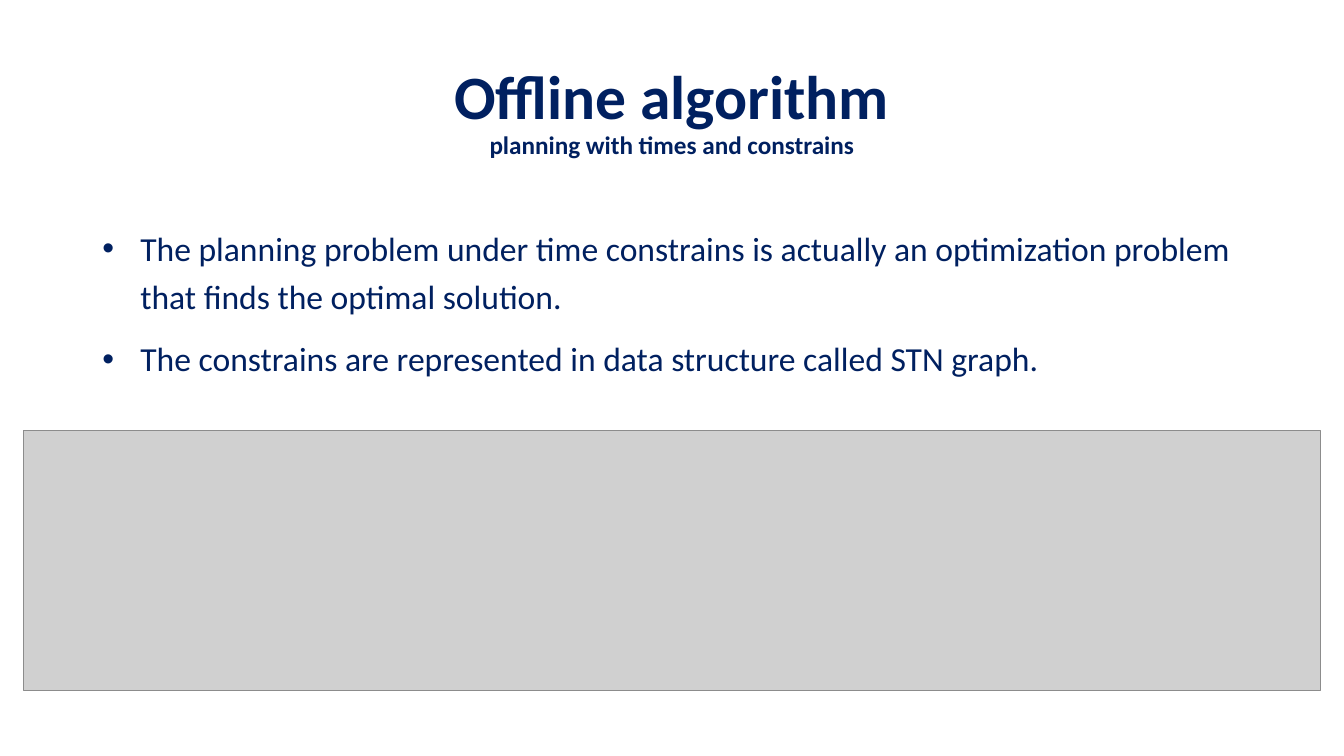
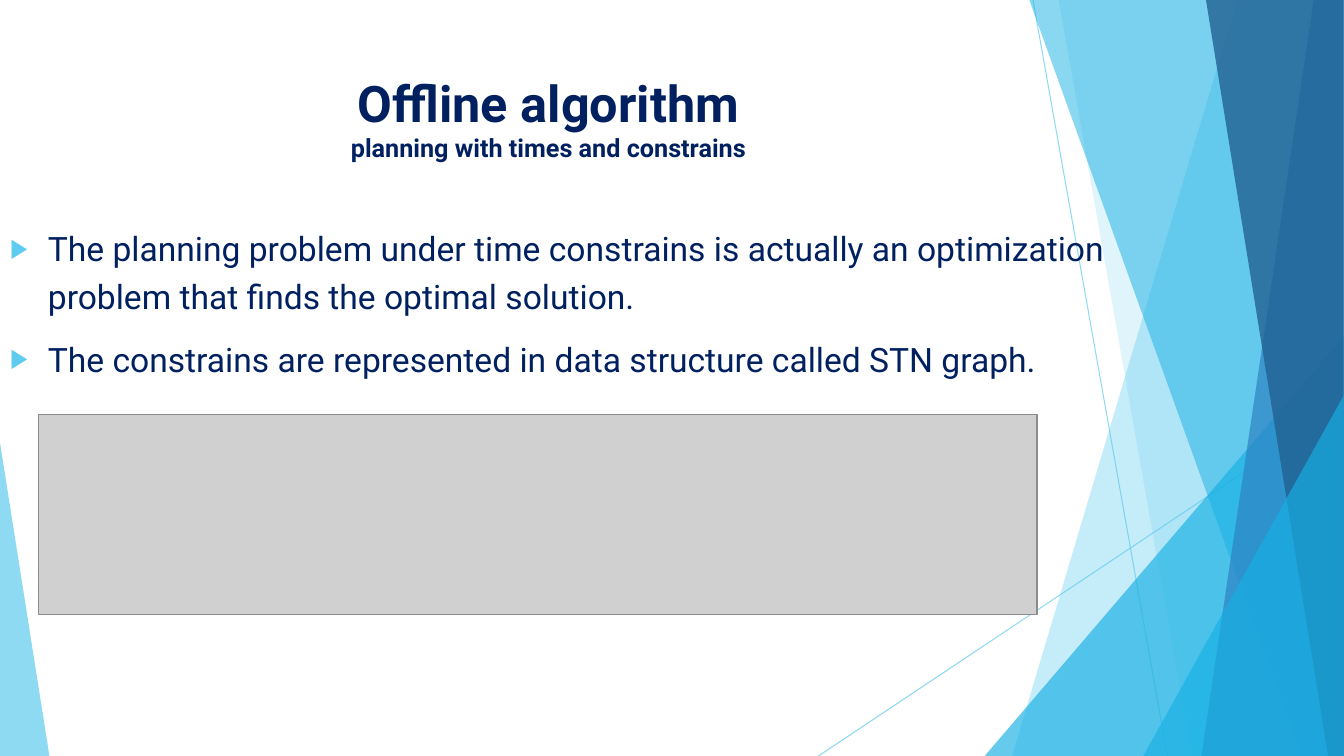
Before and after one commit to Cohen-Yoav/Project-A---Airport-Management, a slide deck: slide 5 of חומר עזר לפרויקט/project_A.pptx. Drawn at 1344x756 pixels with LibreOffice and Linux fonts; fonts in the diff are those of the drawing; grey boxes stand for pictures; background and template pictures are left out. Boxes give left, top, right and bottom in pixels: in the first picture for what was removed or moved away, otherwise in the second. Text is boxed around its words. In the diff, an @@ line names an element or a change of style, - is before the commit and + after.

Commit message:
changed the PPT design

```diff
--- a/חומר עזר לפרויקט/project_A.pptx
+++ b/חומר עזר לפרויקט/project_A.pptx
@@ title "Offline algorithm planning with times ...": place and size @@
-title "Offline algorithm planning with times ..." at (454, 75, 888, 159)
+title "Offline algorithm planning with times ..." at (351, 83, 746, 163)
@@ title "Offline algorithm planning with times ..." at (351, 83, 746, 163): size 44 to 36 pt in "Offline algorithm"; font Calibri to Roboto; line spacing 0.9 to 1; vertical alignment middle to top @@
@@ text "The planning problem under time ...": place and size @@
-text "The planning problem under time ..." at (140, 237, 1229, 377)
+text "The planning problem under time ..." at (48, 230, 1104, 379)
@@ text "The planning problem under time ..." at (48, 230, 1104, 379): font Calibri to Roboto; bullet • to ▶ @@
@@ picture: place and size @@
-picture at (23, 431, 1321, 690)
+picture at (38, 415, 1037, 615)
@@ group added at (0, 0, 1344, 756): 5 freeform shapes, 3 triangles, 2 lines @@
```
Also in this commit, not shown: 38 other slides changed.
